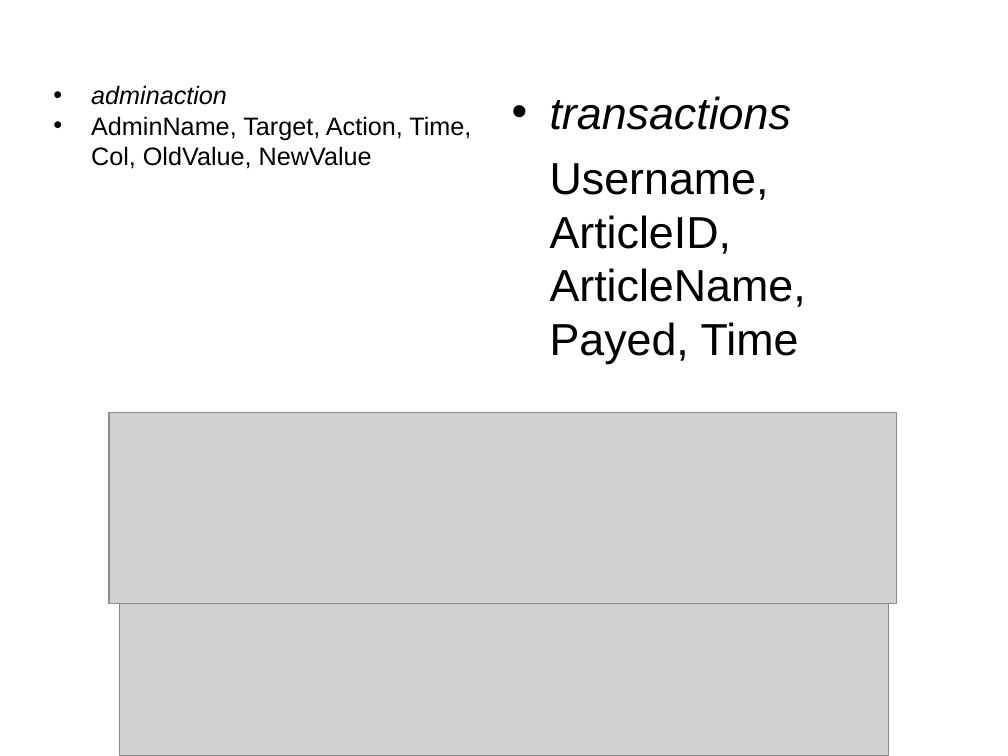
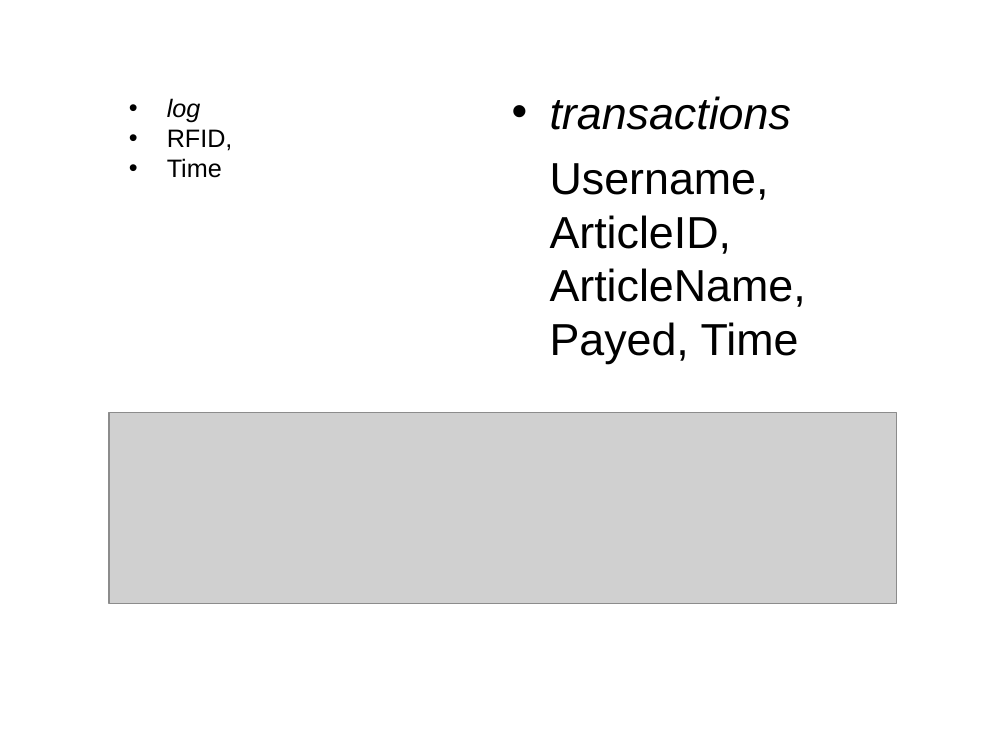
Before and after one commit to Killjen/matomat, a slide deck: slide 8 of präsi.odp. Drawn at 1008x756 pixels with LibreOffice and Linux fonts; fonts in the diff are those of the drawing; grey boxes stand for pictures; background and template pictures are left out. Boxes give left, top, right and bottom in pixels: in the first picture for what was removed or moved away, otherwise in the second. Text is boxed around its words. In the diff, an @@ line names an element or a change of style, - is before the commit and + after.

```diff
--- a/präsi.odp
+++ b/präsi.odp
@@ text removed at [91, 85, 471, 169] @@
-• adminaction
-• AdminName, Target, Action, Time, Col, OldValue, NewValue
@@ text added at [167, 98, 233, 178], 18 pt, text #000000 @@
+• log
+• RFID,
+• Time
@@ picture removed at [119, 603, 889, 756] @@
```
Also in this commit, not shown: 3 other slides changed, 1 other file.
